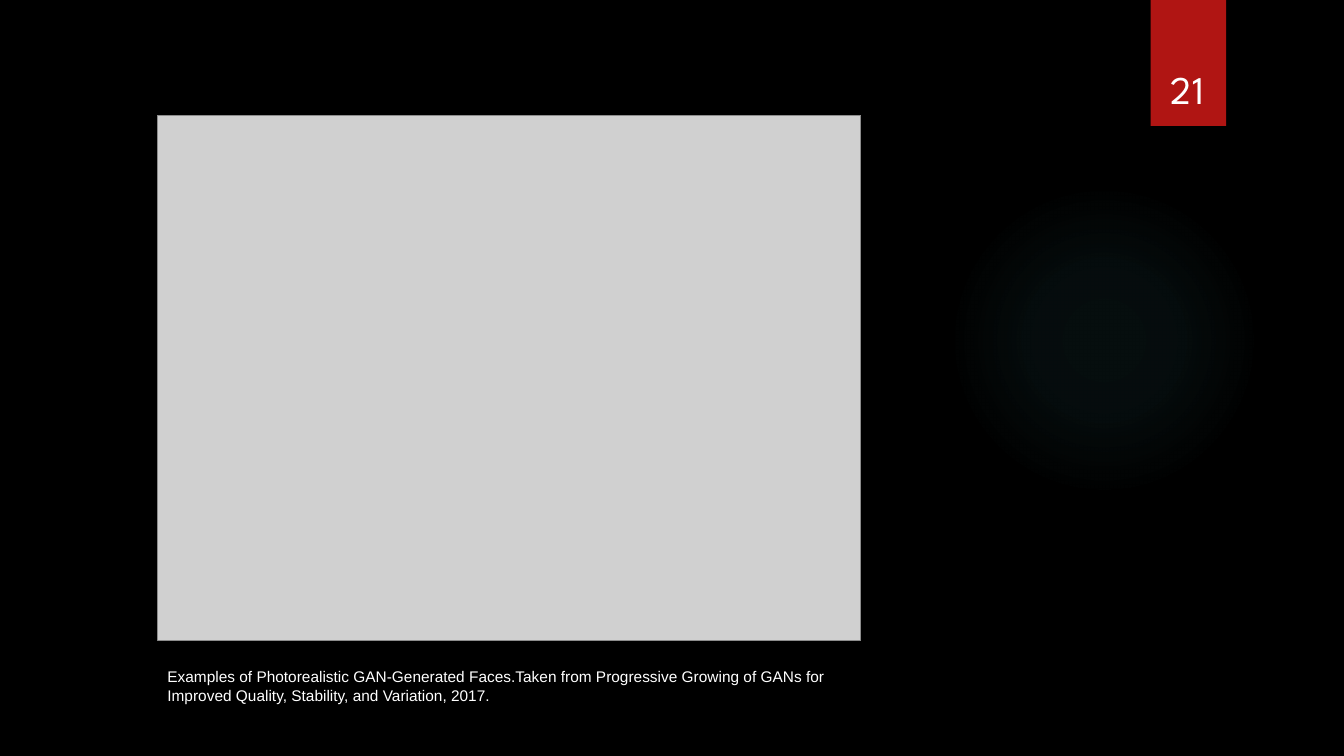
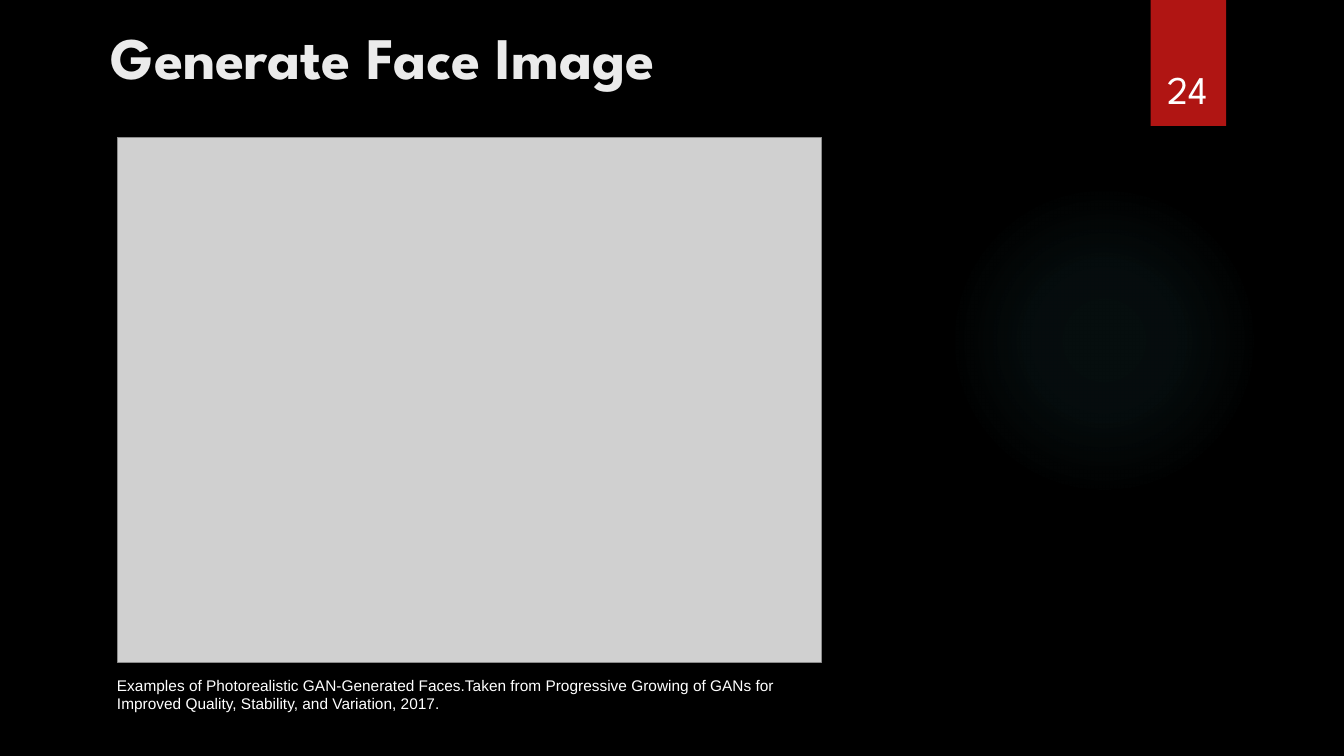
Before and after one commit to ancestor9/Introduction-to-BigData-Analysis, a slide deck: slide 24 of AI 역량강화.pptx (slide 21 before the commit). Drawn at 1344x756 pixels with LibreOffice and Linux fonts; fonts in the diff are those of the drawing; grey boxes stand for pictures; background and template pictures are left out. Boxes give left, top, right and bottom in pixels: in the first picture for what was removed or moved away, otherwise in the second. Text is boxed around its words. In the diff, an @@ line names an element or a change of style, - is before the commit and + after.

```diff
--- a/AI 역량강화.pptx
+++ b/AI 역량강화.pptx
@@ title added at bbox=[111, 39, 655, 92], 42 pt, text #EBEBEB, bold @@
+Generate Face Image
@@ page number at bbox=[1167, 77, 1207, 104]: text changed @@
-21
+24
@@ picture: place and size @@
-picture at bbox=[157, 115, 861, 640]
+picture at bbox=[118, 137, 822, 662]
@@ text "Examples of Photorealistic GAN-Generated Faces.Taken ...": place and size @@
-text "Examples of Photorealistic GAN-Generated Faces.Taken ..." at bbox=[167, 671, 824, 704]
+text "Examples of Photorealistic GAN-Generated Faces.Taken ..." at bbox=[117, 680, 774, 713]
```
Also in this commit, not shown: 37 other slides changed, 6 slides added, 1 slide removed, 1 other file.
